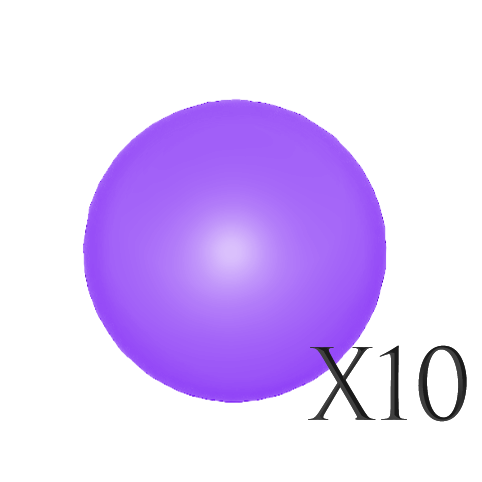
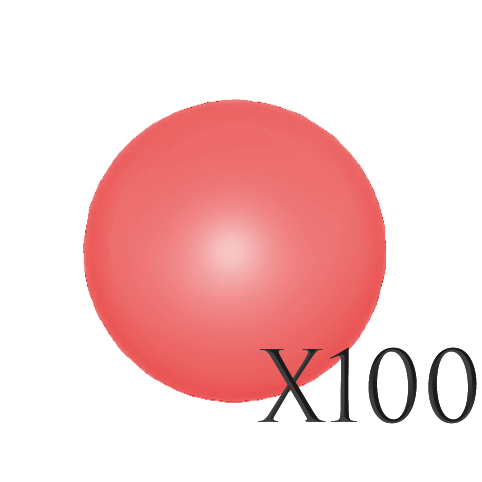
Layered file, before and after one edit (482x482). Changes by layer:
hid group "Grupo 1" (3 layers) over [82,98,467,422]
showed group "Grupo 3" (3 layers) over [82,98,477,424]
painted on "X50" over [258,346,477,424]
